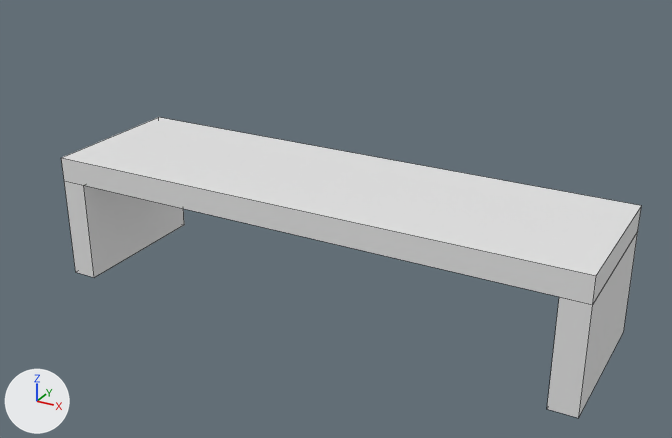
Before and after pictures for a commit that changed the FBX model Assets/EnvironmentAssets/SM_Bench_01.FBX.
Rendered twice from a camera (50 mm lens) standing at (1.55, -2.79, 1.74) and looking at (0.05, -0.07, 0.38). Lighting does not change. The marker at lower left points along +X, +Y and +Z. Mesh edges are drawn as thin lines. Materials are left out; every surface is plain grey. Where no turn or scale is listed for an object, it has been applied to the vertices.

In view in the first picture: 'SM_Bench_01'.
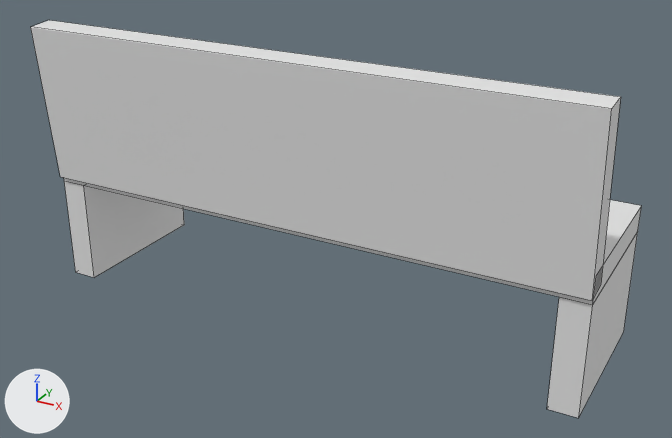
The newer file is also turned or shifted as a whole; pictures and numbers use the older file's frame.

Pixel boxes (x1, y1, x2, y2) of what changed, in the pictures (672 x 438 px):
```json
{"object": "SM_Bench_01", "change": "reshaped", "before": [61, 117, 641, 418], "after": [31, 20, 641, 418], "on screen": "32% taller"}
{"part": 1, "of": "me_mesh", "change": "added", "after": [31, 20, 621, 300]}
```

Scene script edits in JSON lines:
```json
{"block": "me_mesh", "where": "me_mesh.from_pydata(...)  # 24 vertices, 18 faces; spans x -1.05..1.05, y -0.3..0.3, z 0.0..0.5"}
{"block": "me_mesh", "where": "# used by ob_sm_bench_01; location = (0.0, 0.0, 0.0)"}
{"block": "me_mesh", "change": "me_mesh part 1: the loose piece of 8 vertices spanning x -1.05..1.05, y -0.3..0.3, z 0.4..0.5 is copied, and the copy is turned 95 degrees about the x axis through its middle, then moved by (0.0, -0.29, 0.28); it spans x -1.05..1.05, y -0.37..-0.22, z 0.43..1.03"}
```
